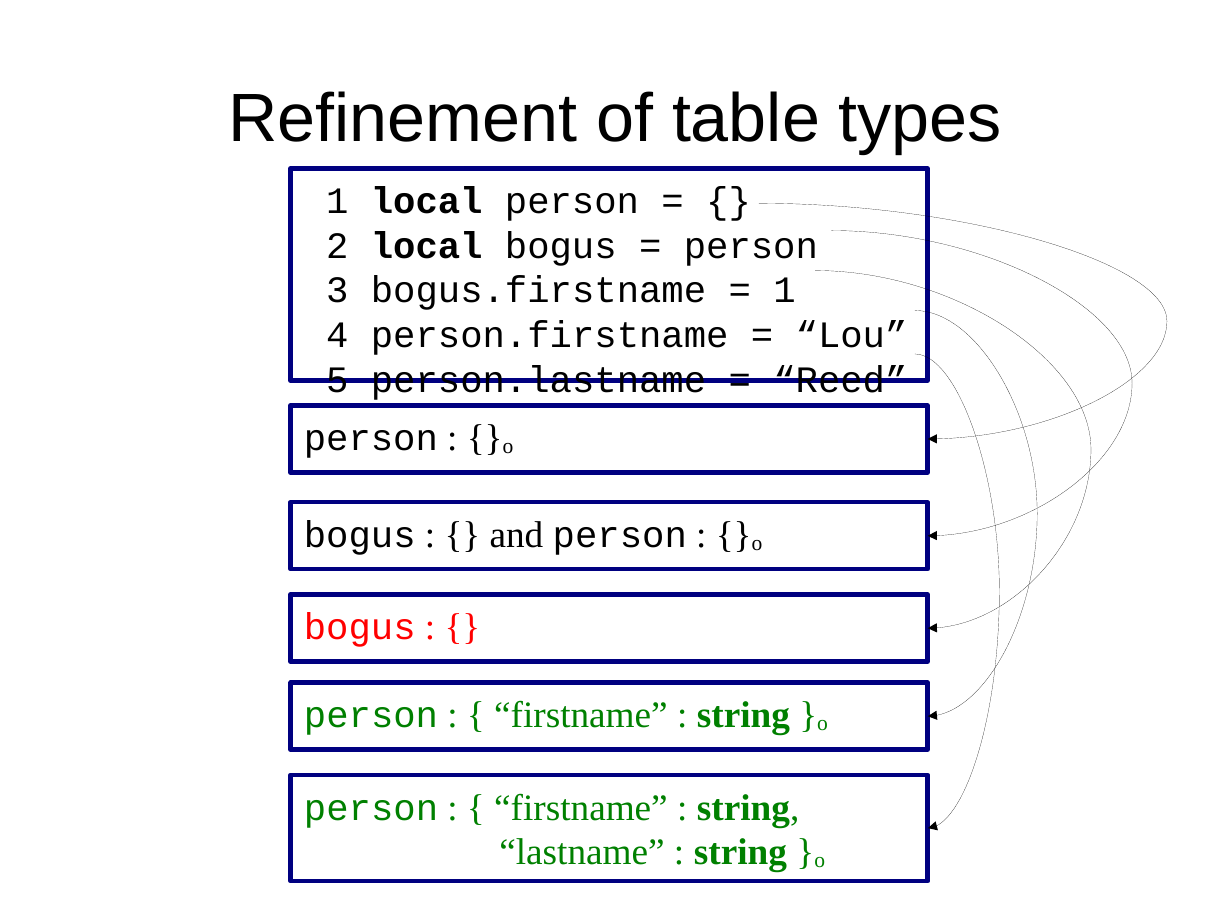
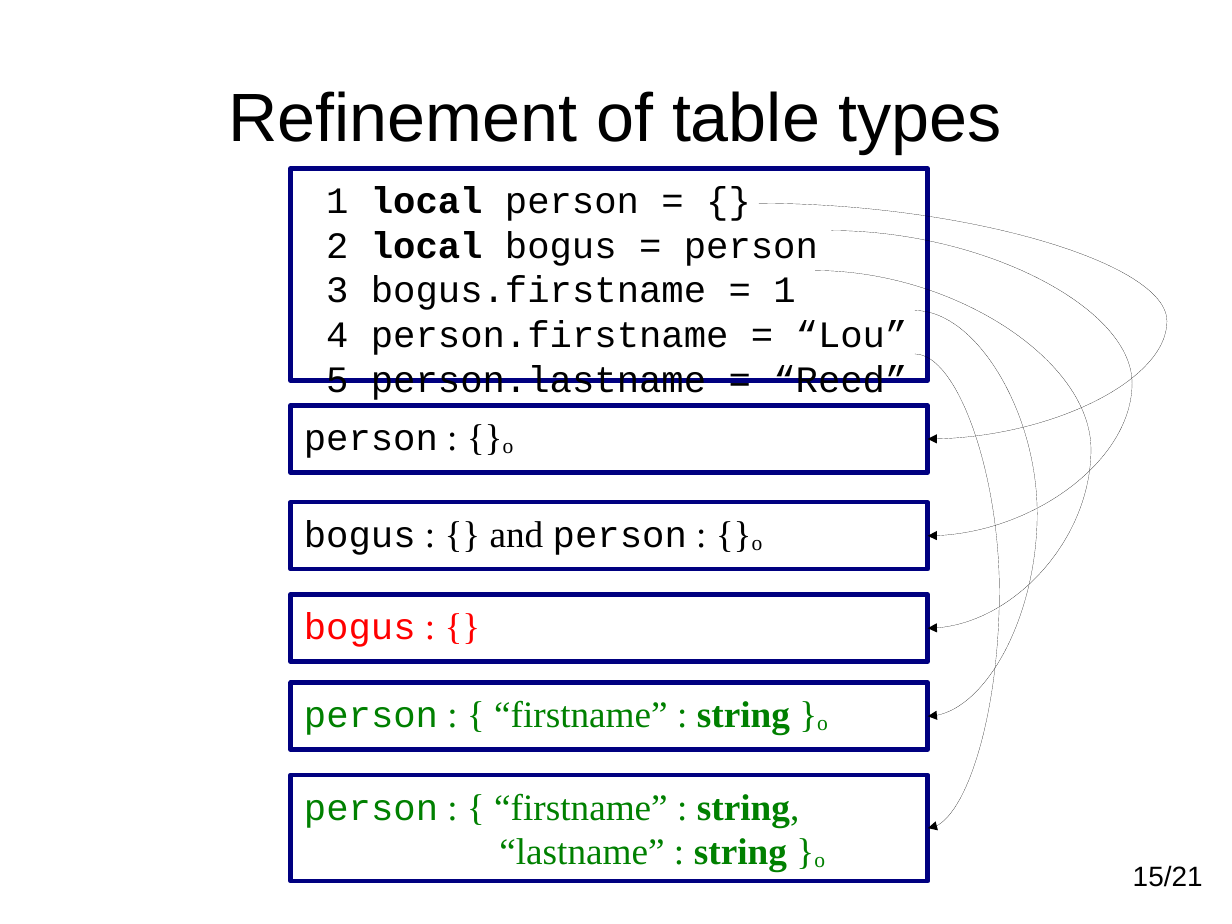
Before and after one commit to andremm/typedlua, a slide deck: slide 15 of doc/slides/dyla2014.odp (slide 30 before the commit). Drawn at 1232x924 pixels with LibreOffice and Linux fonts; fonts in the diff are those of the drawing. Boxes give left, top, right and bottom in pixels: in the first picture for what was removed or moved away, otherwise in the second. Text is boxed around its words. In the diff, an @@ line names an element or a change of style, - is before the commit and + after.

```diff
--- a/doc/slides/dyla2014.odp
+++ b/doc/slides/dyla2014.odp
@@ text added at [1133,865,1203,887], 18 pt, text #000000 @@
+15/21
```
Also in this commit, not shown: 4 other slides changed.
